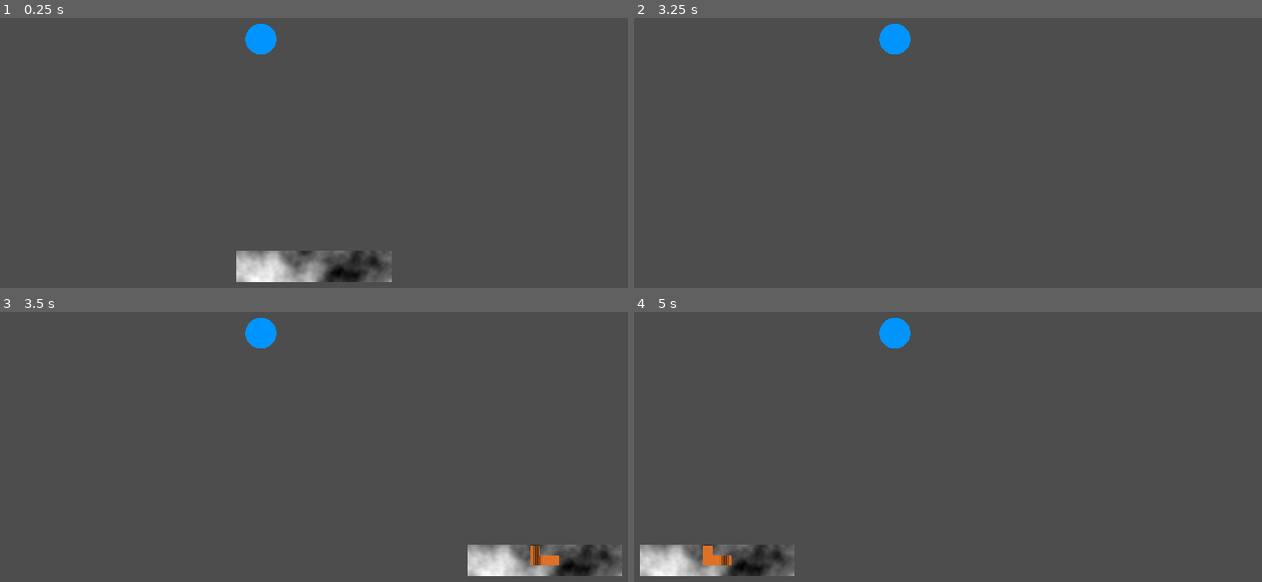
Above: before the commit, frames 1-4 (two rows, left to right).
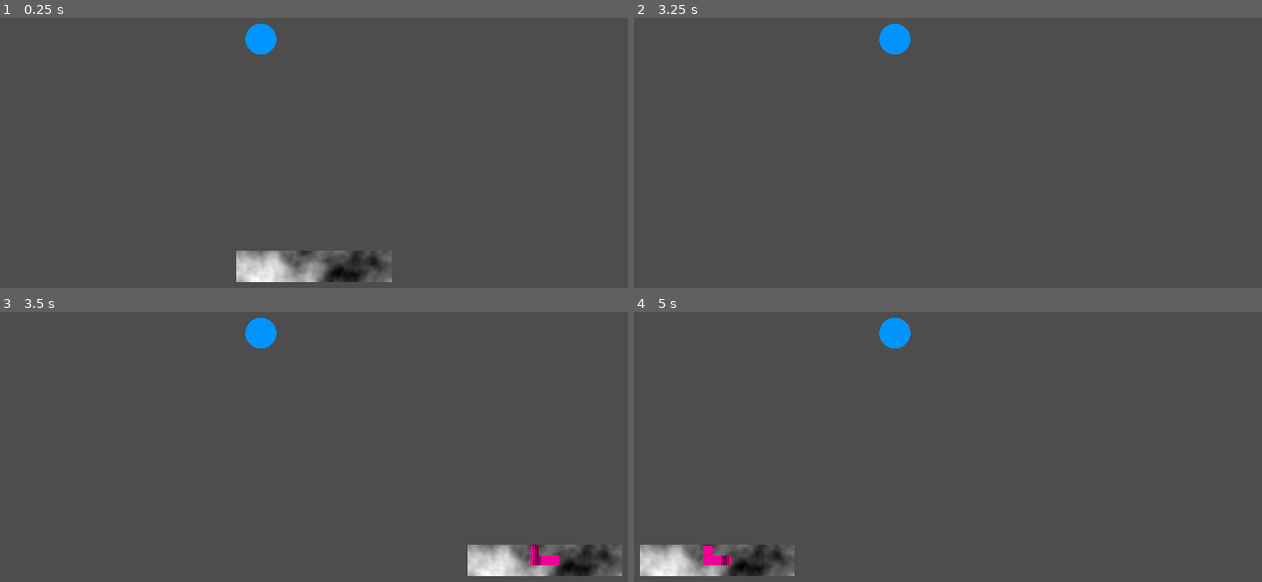
Above: after the commit, the same moments.

Repository: dadames/GMTK2024
Game: Godot game, scene res://Game/game.tscn
Two runs of this game, one before a commit and one after it. Both use one fixed random seed, a clock stepped at 60 frames per second and the inputs below. This scene is started directly instead of the project's main scene.
Inputs:
- Up to frame 1 (0.25 s): no input
- Up to frame 2 (3.25 s): tap Enter at 0.5, 2 s; hold 0 0.53-1.28 s; hold Right (ui_right) 0.53-2.03 s; tap Space at 1.25, 2.75 s; tap 0 at 1.35, 2.85 s; hold 0 2.03-2.78 s; hold Left (ui_left) from 2.03 s (still down)
- Up to frame 3 (3.5 s): keep holding Left (ui_left)
- Up to frame 4 (5 s): hold 0 3.53-4.28 s; tap Enter at 4.25 s; release Left (ui_left) at 4.28 s; hold Right (ui_right) from 4.28 s (still down); tap 0 at 4.35 s

Frames 1-2 are identical in both runs. In frame 3, 0.2% of the frame differs, in the area x 84-90%, y 86-94%; in frame 4, 0.2%, in the area x 10-16%, y 86-94%.

Commit message:
Made bricks retain their color when attaching to paddle

Diff:
--- a/Game/Brick/semi_brick_controller.gd
+++ b/Game/Brick/semi_brick_controller.gd
@@ -5,10 +5,11 @@
 var brick: Brick
 var hasFallen := false
 
+@onready var sprite: Sprite2D = $Sprite2D
 
 func initialize(brickIn: Brick) -> void:
 	brick = brickIn
-	modulate = brick.color
+	sprite.modulate = brick.color
 	brick.falling.connect(is_falling)
 
 func collided() -> void:
Not shown: 1 places in Game/Brick/brick.tscn that only renumber resources
Binary file changed: Game/Brick/initial_size.png
Not shown: 1 places in Game/Brick/semi_brick.tscn that only renumber resources
